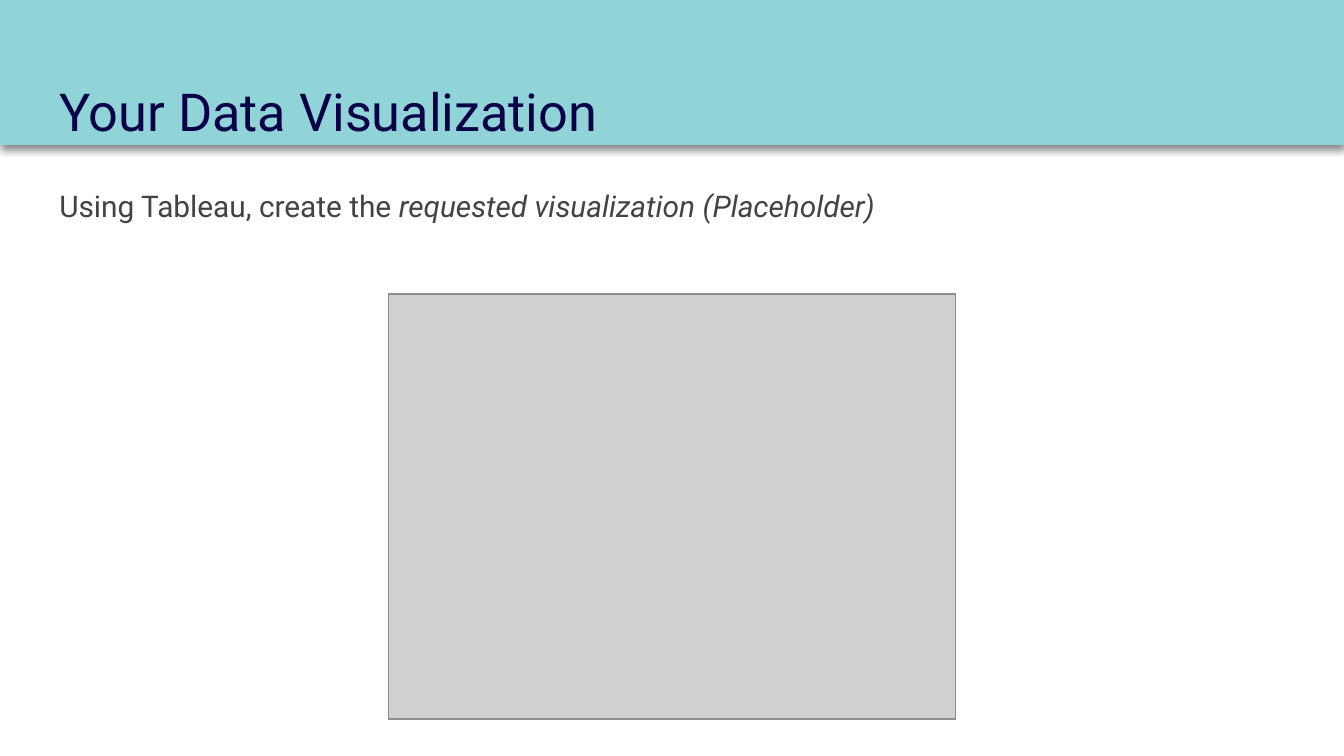
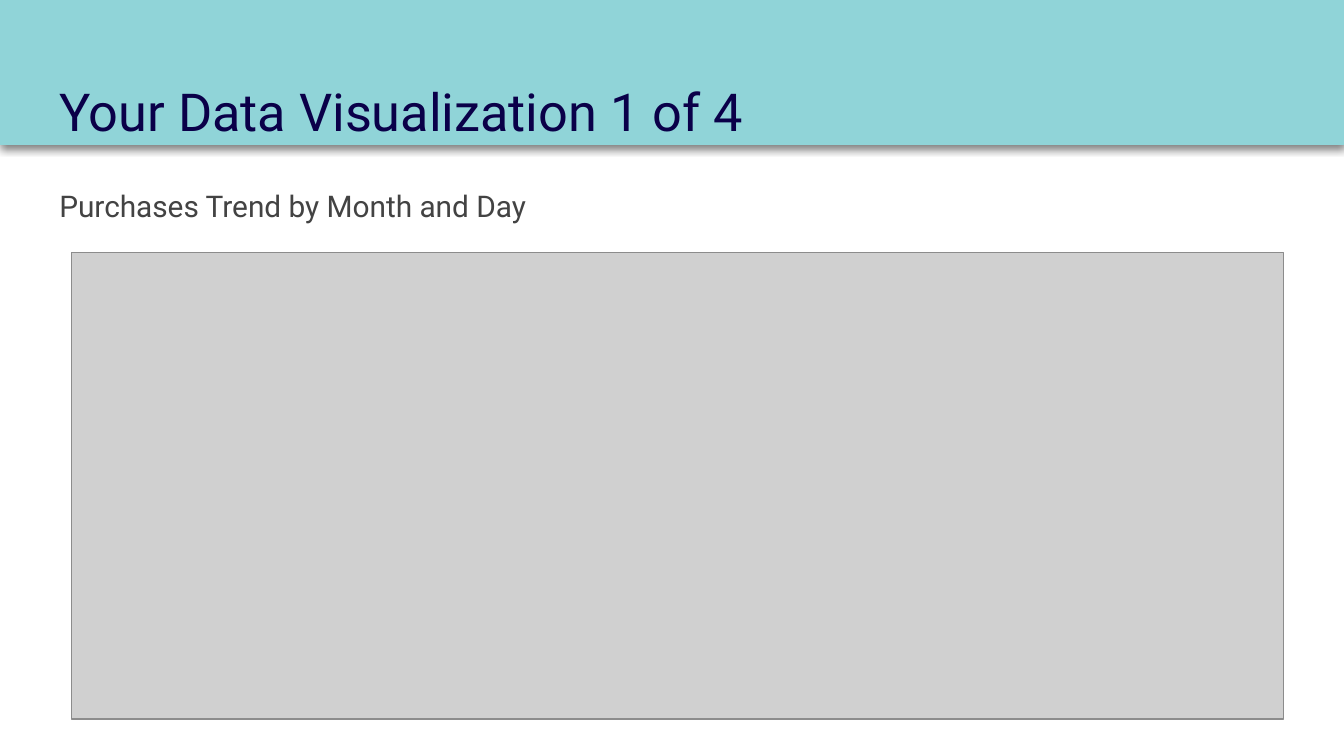
Before and after one commit to dennislamcv1/MetaMarketingAnalytics, a slide deck: slide 8 of Introduction to Data Analytics/Course 2 Capstone Deck.pptx. Drawn at 1344x756 pixels with LibreOffice and Linux fonts; fonts in the diff are those of the drawing; grey boxes stand for pictures. Boxes give left, top, right and bottom in pixels: in the first picture for what was removed or moved away, otherwise in the second. Text is boxed around its words. In the diff, an @@ line names an element or a change of style, - is before the commit and + after.

```diff
--- a/Introduction to Data Analytics/Course 2 Capstone Deck.pptx
+++ b/Introduction to Data Analytics/Course 2 Capstone Deck.pptx
@@ title at bbox=[59, 91, 742, 132]: text changed @@
-Your Data Visualization
+Your Data Visualization 1 of 4
@@ text at bbox=[59, 194, 526, 224]: text changed; italic off @@
-Using Tableau, create the requested visualization (Placeholder)
+Purchases Trend by Month and Day
@@ picture: place and size @@
-picture at bbox=[388, 294, 956, 719]
+picture at bbox=[71, 253, 1284, 719]
```
Also in this commit, not shown: 10 other slides changed, 2 slides added, 2 slides removed, 7 other files.
